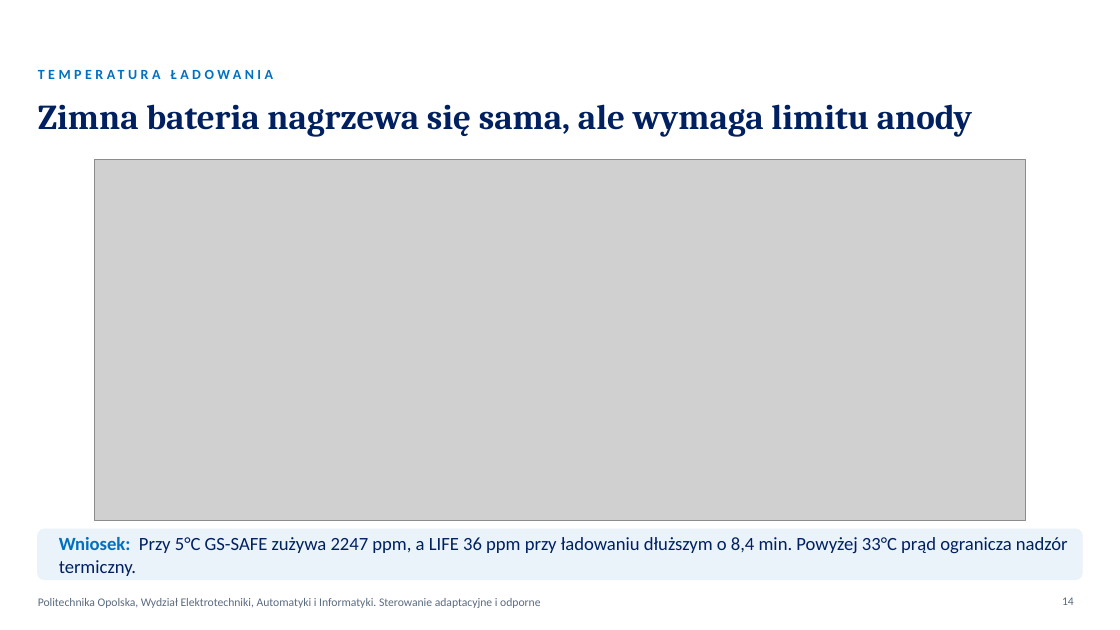
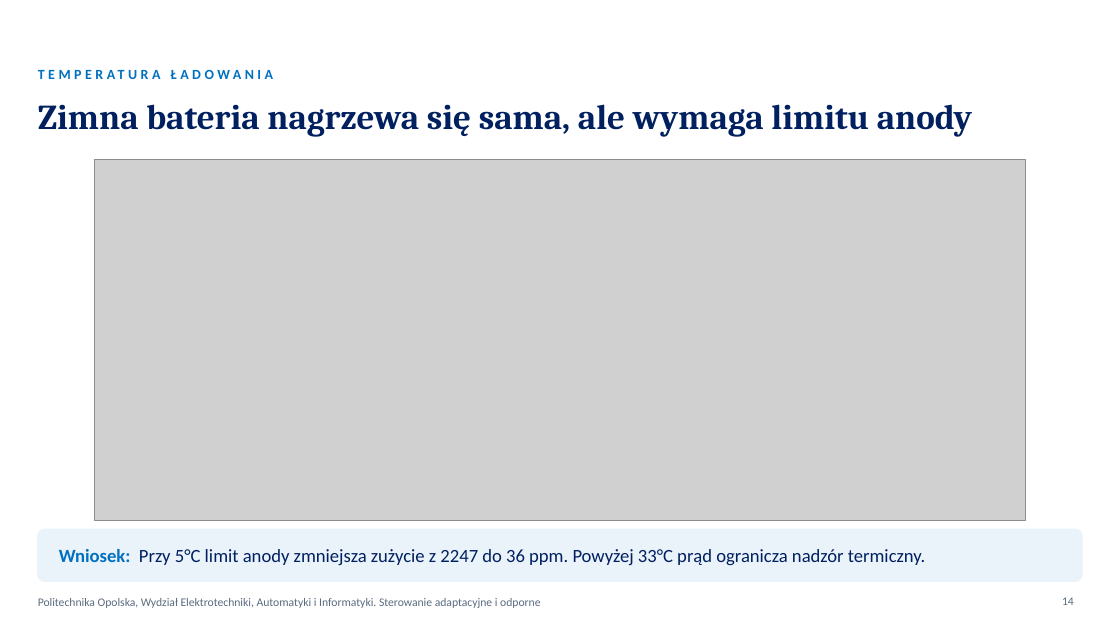
Before and after one commit to KarolFabianek/Adaptive-and-robust-control, a slide deck: slide 14 of Prezentacja/BTMS_PROJEKT_FABIANEK_FORTUNA.pptx. Drawn at 1120x630 pixels with LibreOffice and Linux fonts; fonts in the diff are those of the drawing; grey boxes stand for pictures; background and template pictures are left out. Boxes give left, top, right and bottom in pixels: in the first picture for what was removed or moved away, otherwise in the second. Text is boxed around its words. In the diff, an @@ line names an element or a change of style, - is before the commit and + after.

```diff
--- a/Prezentacja/BTMS_PROJEKT_FABIANEK_FORTUNA.pptx
+++ b/Prezentacja/BTMS_PROJEKT_FABIANEK_FORTUNA.pptx
@@ rounded rectangle at <box>38,529,1082,581</box>: proportions changed @@
@@ text at <box>59,549,925,565</box>: text changed @@
-Wniosek: Przy 5°C GS-SAFE zużywa 2247 ppm, a LIFE 36 ppm przy ładowaniu dłuższym o 8,4 min. Powyżej 33°C prąd ogranicza nadzór termiczny.
+Wniosek: Przy 5°C limit anody zmniejsza zużycie z 2247 do 36 ppm. Powyżej 33°C prąd ogranicza nadzór termiczny.
```
Also in this commit, not shown: 26 other slides changed, 8 other files.
